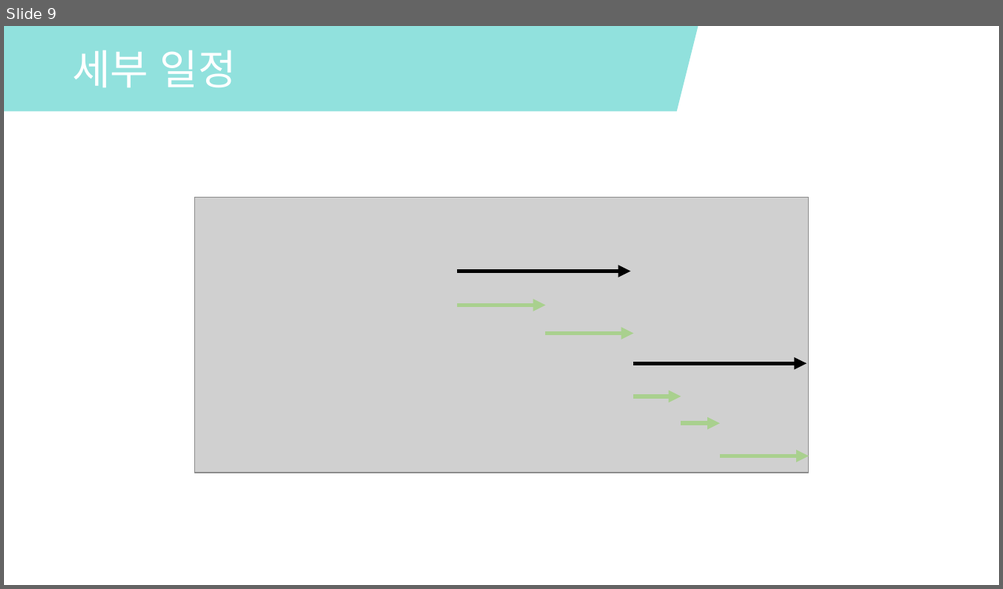
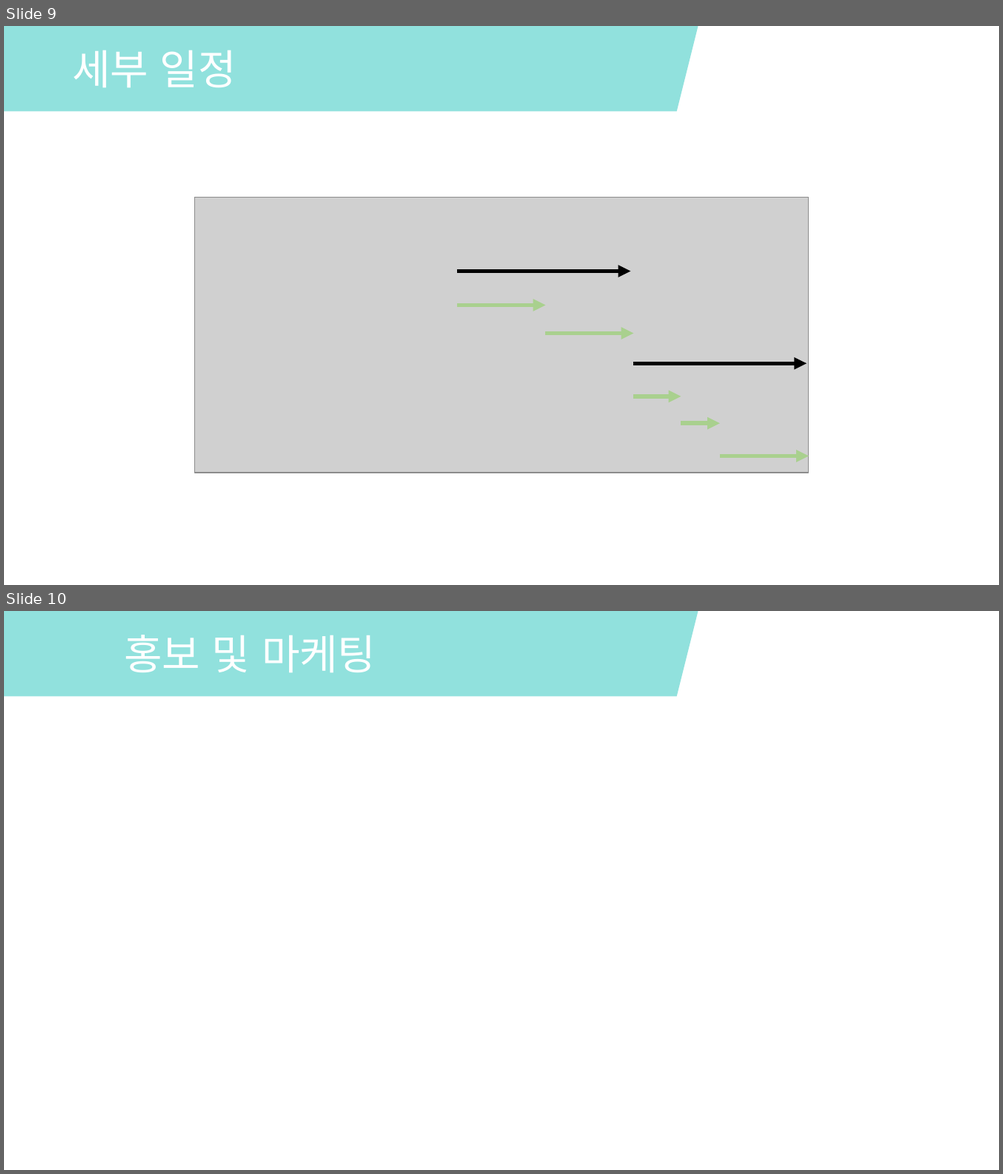
Before and after one commit to kang-seongbeom/Easy-Application, a slide deck: TaskFlow.pptx. Shown one above the other, each under a label of ours: slide 9 before the commit, slides 9 and 10 after it. The pictures are 1003x589 and 1003x1174 pixels, drawn with LibreOffice and Linux fonts; fonts in the diff are those of the drawing; grey boxes stand for pictures. Boxes give left, top, right and bottom in pixels: in the first picture for what was removed or moved away, otherwise in the second. Text is boxed around its words. In the diff, an @@ line names an element or a change of style, - is before the commit and + after.

```diff
--- a/TaskFlow.pptx
+++ b/TaskFlow.pptx
@@ slide 10 added at bbox=[4, 611, 999, 1170], background #FFFFFF @@
@@ parallelogram added at bbox=[4, 611, 698, 696], fill #76DAD5 at 80% opacity @@
@@ text added at bbox=[124, 635, 375, 672], 40 pt, text #FFFFFF @@
+홍보 및 마케팅
```
Also in this commit, not shown: 2 slides changed.
